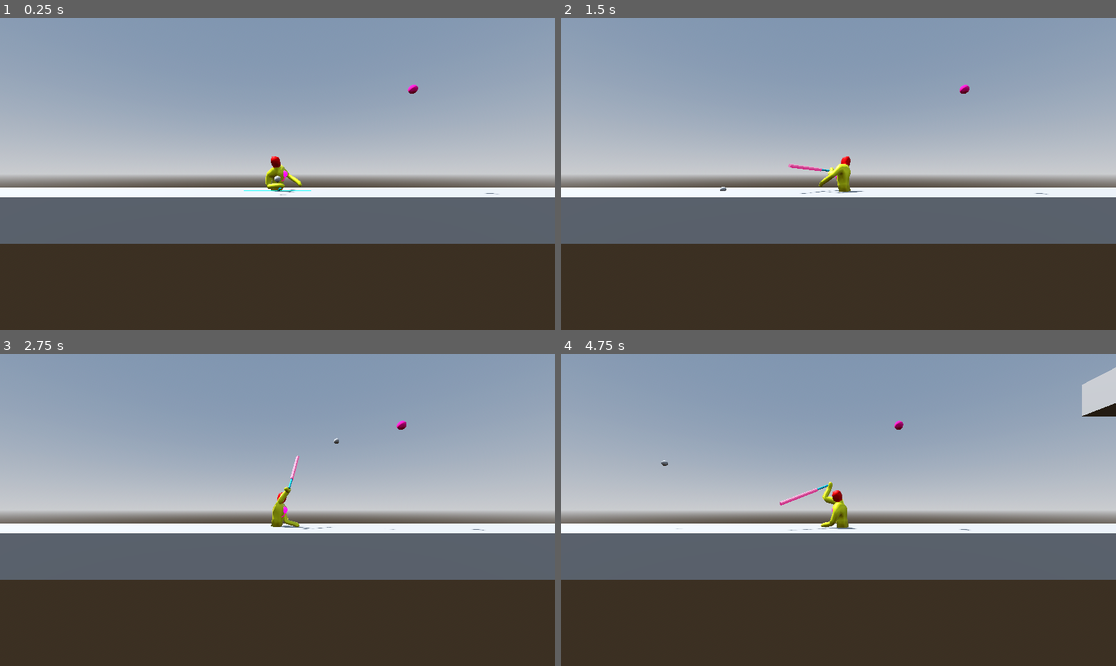
Above: before the commit, frames 1-4 (two rows, left to right).
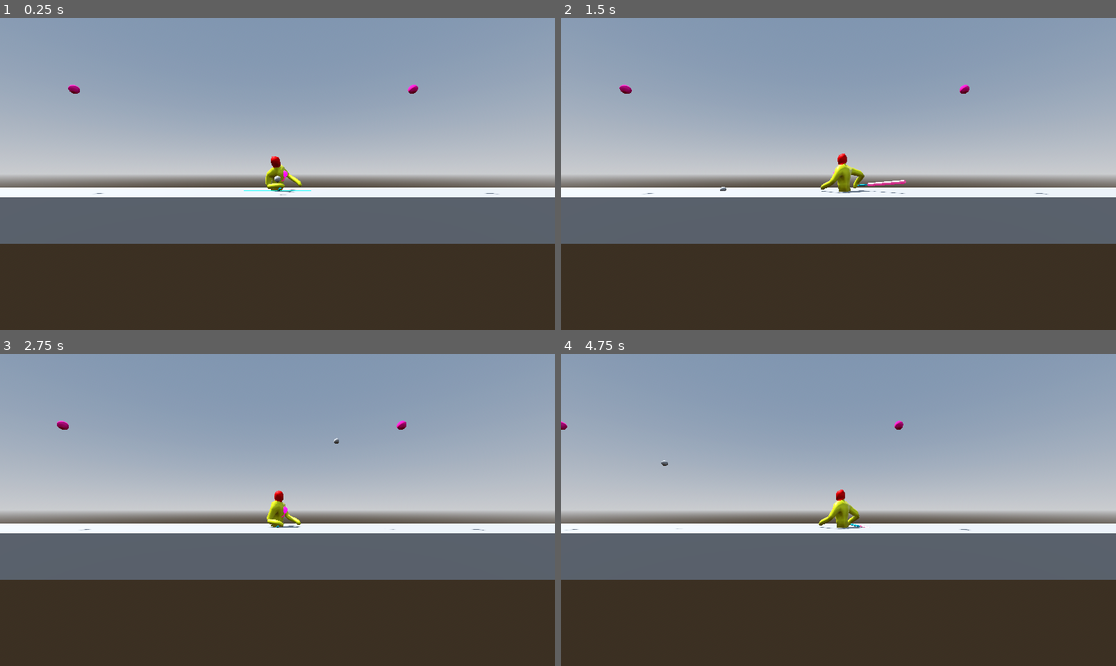
Above: after the commit, the same moments.

Repository: LilGenius03/Legless-Samurai-Project
Game: Godot game, scene res://Scenes/Early Prototype_Tests/legless_samuari_mechanics_test.tscn
Same seed, same stepped clock (60 frames per second), same inputs: the game is played once before the commit and once after it. The project has no main scene, so this scene is started directly.
Inputs (mouse positions are in pixels of both pictures, inside the frame that each line leads up to):
- Up to frame 1 (0.25 s): no input
- Up to frame 2 (1.5 s): move the mouse to (960, 158) at 0.52 s; press the mouse at (960, 158) at 0.53 s; move the mouse to (727, 189) at 1.27 s; release the mouse at (727, 189) at 1.28 s; click (727, 189) at 1.35 s
- Up to frame 3 (2.75 s): move the mouse to (333, 441) at 2.02 s; hold Right mouse button (Blocking) from 2.03 s (still down); click (333, 441) at 2.3 s
- Up to frame 4 (4.75 s): move the mouse to (810, 572) at 2.77 s; release Right mouse button (Blocking) at 2.78 s; click (810, 572) at 2.85 s; move the mouse to (1005, 556) at 3.52 s; press the mouse at (1005, 556) at 3.53 s; move the mouse to (672, 463) at 4.27 s; release the mouse at (672, 463) at 4.28 s; right-click (672, 463) at 4.35 s; click (672, 463) at 4.55 s

The runs differ from the first frame. In frame 1, less than 0.1% of the frame differs, in the area x 12-19%, y 21-57%; in frame 2, 0.6%; in frame 3, 0.4%; in frame 4, 1.4%, in the area x 0-100%, y 4-57%.

Commit message:
temp slice points working, will fix animation rotation tonight

Diff:
--- a/legless-samurai/Scenes/Early Prototype_Tests/legless_samuari_mechanics_test.tscn
+++ b/legless-samurai/Scenes/Early Prototype_Tests/legless_samuari_mechanics_test.tscn
@@ -70,11 +70,14 @@
 [node name="SlicePoint" parent="Prototype_Level_layout" unique_id=1448570458 instance=ExtResource("4_c5do3")]
 transform = Transform3D(0.25, 0, 0, 0, 0.25, 0, 0, 0, 0.25, 0, 3, 0)
 
+[node name="SlicePoint3" parent="Prototype_Level_layout" unique_id=1936538087 instance=ExtResource("4_c5do3")]
+transform = Transform3D(0.25, 0, 0, 0, 0.25, 0, 0, 0, 0.25, 0, 3, -10)
+
 [node name="SlicePoint2" parent="Prototype_Level_layout" unique_id=1230043091 instance=ExtResource("4_c5do3")]
 transform = Transform3D(0.25, 0, 0, 0, 0.25, 0, 0, 0, 0.25, 0, 8, 2)
 
 [node name="Platform_1" type="StaticBody3D" parent="Prototype_Level_layout" unique_id=1232961292]
-transform = Transform3D(1, 0, 0, 0, 1, 0, 0, 0, 4, 0, 4, 8)
+transform = Transform3D(1, 0, 0, 0, 1, 0, 0, 0, 4, 0, 4, 11)
 
 [node name="MeshInstance3D" type="MeshInstance3D" parent="Prototype_Level_layout/Platform_1" unique_id=992349311]
 mesh = SubResource("BoxMesh_c5do3")
@@ -90,6 +93,3 @@
 
 [node name="CollisionShape3D" type="CollisionShape3D" parent="Prototype_Level_layout/Platform_2" unique_id=1077463085]
 shape = SubResource("BoxShape3D_fqxi8")
-
-[connection signal="body_entered" from="Prototype_Level_layout/SlicePoint" to="Legless Samurai_Test" method="_on_slice_point_body_entered"]
-[connection signal="body_entered" from="Prototype_Level_layout/SlicePoint2" to="Legless Samurai_Test" method="_on_slice_point_body_entered"]
--- a/legless-samurai/Scenes/Early Prototype_Tests/legless_samurai_test.tscn
+++ b/legless-samurai/Scenes/Early Prototype_Tests/legless_samurai_test.tscn
@@ -309,99 +309,99 @@
 bones/0/parent = -1
 bones/0/rest = Transform3D(-0.8137337, 1.4182812e-08, 0.581238, -0.5812379, 3.1417926e-08, -0.8137337, -2.9802322e-08, -0.99999994, -1.7322238e-08, -0.94756246, 0.015861988, 5.5296323e-07)
 bones/0/enabled = true
-bones/0/position = Vector3(-0.30103672, 0.33407623, 0.03302302)
-bones/0/rotation = Quaternion(-0.01991772, 0.57434154, -0.730717, 0.368494)
+bones/0/position = Vector3(-0.94756246, 0.015861988, 5.5296323e-07)
+bones/0/rotation = Quaternion(-0.21579291, 0.67337465, -0.6733747, 0.21579291)
 bones/0/scale = Vector3(1, 0.99999994, 1)
 bones/1/name = "Lower Arm.L.001"
 bones/1/parent = -1
 bones/1/rest = Transform3D(-0.8137337, -1.4182812e-08, -0.581238, 0.5812379, 3.1417926e-08, -0.8137337, 2.9802322e-08, -0.99999994, -1.7322238e-08, 0.94756246, 0.015861988, 5.5296323e-07)
 bones/1/enabled = true
-bones/1/position = Vector3(0.14347261, 0.20535535, 0.655807)
-bones/1/rotation = Quaternion(0.37355363, 0.705674, -0.6003814, -0.04499148)
+bones/1/position = Vector3(0.94756246, 0.015861988, 5.5296323e-07)
+bones/1/rotation = Quaternion(0.21579291, 0.67337465, -0.6733747, -0.21579291)
 bones/1/scale = Vector3(1, 0.99999994, 1)
 bones/2/name = "Lower Torso"
 bones/2/parent = -1
 bones/2/rest = Transform3D(5.9604645e-07, 0, -1, 0, 1, 0, 1, 0, 5.9604645e-07, 0, 1.8626451e-09, 0)
 bones/2/enabled = true
-bones/2/position = Vector3(0.1828348, 0, 0.0025572483)
-bones/2/rotation = Quaternion(0, -0.858251, 0, 0.5132304)
+bones/2/position = Vector3(0, 1.8626451e-09, 0)
+bones/2/rotation = Quaternion(0, -0.70710653, 0, 0.707107)
 bones/2/scale = Vector3(1, 1, 1)
 bones/3/name = "Upper Torso"
 bones/3/parent = 2
 bones/3/rest = Transform3D(1, 1.6730839e-09, 1.1699588e-07, 8.624329e-11, 0.999887, -0.015035898, -1.1700781e-07, 0.015035898, 0.99988693, 0, 0.39999998, 0)
 bones/3/enabled = true
 bones/3/position = Vector3(0, 0.39999998, 0)
-bones/3/rotation = Quaternion(0.04831922, -0.018692778, -0.07986014, 0.9954588)
+bones/3/rotation = Quaternion(0.007518162, 5.8502575e-08, -3.9672138e-10, 0.99997175)
 bones/3/scale = Vector3(1, 1, 0.99999994)
 bones/4/name = "Neck"
 bones/4/parent = 3
 bones/4/rest = Transform3D(0.9863976, -0.16437663, 0.00020951033, 0.16428731, 0.985902, 0.031731177, -0.0054224203, -0.031265136, 0.9994964, -2.7755576e-17, 0.2649756, 1.7694179e-15)
 bones/4/enabled = true
 bones/4/position = Vector3(-2.7755576e-17, 0.2649756, 1.7694179e-15)
-bones/4/rotation = Quaternion(-0.045967568, -0.007878972, 0.103545785, 0.9935307)
+bones/4/rotation = Quaternion(-0.015804898, 0.0014129732, 0.082457215, 0.99646825)
 bones/4/scale = Vector3(0.99999994, 1, 0.99999994)
 bones/5/name = "Head"
 bones/5/parent = 4
 bones/5/rest = Transform3D(0.9872941, 0.1588981, -0.0013350591, -0.1588981, 0.98715377, -0.016697869, -0.0013353513, 0.016697846, 0.9998597, -1.2123564e-09, 0.10099112, 5.4728844e-10)
 bones/5/enabled = true
 bones/5/position = Vector3(-1.2123564e-09, 0.10099112, 5.4728844e-10)
-bones/5/rotation = Quaternion(0.0261748, 0.0008821674, -0.05058376, 0.99837637)
+bones/5/rotation = Quaternion(0.008375872, 7.337395e-08, -0.07970544, 0.99678326)
 bones/5/scale = Vector3(1, 1, 1)
 bones/6/name = "Shoulder.L"
 bones/6/parent = 3
 bones/6/rest = Transform3D(-1, 1.02149e-06, -2.46634e-07, -5.0340566e-07, -0.671686, -0.7408356, -9.224173e-07, -0.74083555, 0.671686, 2.2165248e-07, 0.20753406, -0.17645068)
 bones/6/enabled = true
-bones/6/position = Vector3(0.0018043818, 0.28723827, -0.17780921)
-bones/6/rotation = Quaternion(-0.037146516, -0.33635023, 0.93999124, 0.04364996)
+bones/6/position = Vector3(2.2165248e-07, 0.20753406, -0.17645068)
+bones/6/rotation = Quaternion(-3.1967684e-07, -0.4051628, 0.91424453, -4.1698254e-07)
 bones/6/scale = Vector3(1, 0.9999997, 0.99999976)
 bones/7/name = "Upper Arm.L"
 bones/7/parent = 6
 bones/7/rest = Transform3D(1, 7.370518e-08, 7.7884444e-08, -7.833204e-08, 0.9981268, 0.061179504, -7.3229295e-08, -0.061179496, 0.9981269, 7.1054274e-14, 0.19102211, -2.9802283e-08)
 bones/7/enabled = true
 bones/7/position = Vector3(7.1054274e-14, 0.19102211, -2.9802283e-08)
-bones/7/rotation = Quaternion(0.07621149, 0.025733395, 0.3528727, 0.9322073)
+bones/7/rotation = Quaternion(-0.030604083, 3.7796138e-08, -3.8027117e-08, 0.99953157)
 bones/7/scale = Vector3(1, 1, 1.0000001)
 bones/8/name = "Lower Arm.L"
 bones/8/parent = 7
 bones/8/rest = Transform3D(1, -2.6171264e-08, 7.676492e-08, 2.3082215e-08, 0.99920094, 0.03996794, -7.774959e-08, -0.03996794, 0.99920094, -7.1054274e-15, 0.35729513, 2.9802376e-08)
 bones/8/enabled = true
 bones/8/position = Vector3(-7.1054274e-15, 0.35729513, 2.9802376e-08)
-bones/8/rotation = Quaternion(0.03898375, 0.008057913, 0.5150634, 0.8562273)
+bones/8/rotation = Quaternion(-0.019987963, 3.8636344e-08, 1.231583e-08, 0.9998002)
 bones/8/scale = Vector3(1, 1, 1)
 bones/9/name = "Hand.L"
 bones/9/parent = 8
 bones/9/rest = Transform3D(1, 6.4700134e-09, 5.453278e-08, -5.858642e-09, 0.99993724, -0.011203632, -5.4601845e-08, 0.011203632, 0.99993724, -4.52971e-14, 0.42841148, 3.632163e-08)
 bones/9/enabled = true
 bones/9/position = Vector3(-4.52971e-14, 0.42841148, 3.632163e-08)
-bones/9/rotation = Quaternion(0.18717714, 0.022133641, -0.03999355, 0.9812621)
+bones/9/rotation = Quaternion(0.005601904, 2.7284086e-08, -3.0822123e-09, 0.9999843)
 bones/9/scale = Vector3(1, 1, 1)
 bones/10/name = "Shoulder.R"
 bones/10/parent = 3
 bones/10/rest = Transform3D(1, 1.6336243e-08, 5.314238e-07, 4.1485652e-07, -0.6491069, -0.7606973, 3.3252388e-07, 0.7606972, -0.649107, -1.0355486e-08, 0.2127458, 0.1701307)
 bones/10/enabled = true
-bones/10/position = Vector3(0.0018041648, 0.29245, 0.16877228)
-bones/10/rotation = Quaternion(0.9347811, -0.3371495, 0.0022357656, 0.111846626)
+bones/10/position = Vector3(-1.0355486e-08, 0.2127458, 0.1701307)
+bones/10/rotation = Quaternion(0.9080493, 1.1871404e-07, 2.3785813e-07, 0.4188634)
 bones/10/scale = Vector3(1, 1, 1.0000001)
 bones/11/name = "Upper Arm.R"
 bones/11/parent = 10
 bones/11/rest = Transform3D(1, -8.019682e-08, 2.80218e-08, 7.833223e-08, 0.99812675, 0.061179813, -3.2875736e-08, -0.061179813, 0.99812675, -3.5527137e-14, 0.19102202, 1.831868e-14)
 bones/11/enabled = true
 bones/11/position = Vector3(-3.5527137e-14, 0.19102202, 1.831868e-14)
-bones/11/rotation = Quaternion(-0.13625987, -0.03627144, -0.331125, 0.9329919)
+bones/11/rotation = Quaternion(-0.030604241, 1.5231517e-08, 3.9650836e-08, 0.99953157)
 bones/11/scale = Vector3(1, 1, 1)
 bones/12/name = "Lower Arm.R"
 bones/12/parent = 11
 bones/12/rest = Transform3D(1, 2.6171314e-08, -7.6764955e-08, -2.3082265e-08, 0.99920094, 0.03996794, 7.7749625e-08, -0.03996794, 0.99920094, 0, 0.357295, 1.4901214e-08)
 bones/12/enabled = true
 bones/12/position = Vector3(0, 0.357295, 1.4901214e-08)
-bones/12/rotation = Quaternion(-0.42560235, -0.013005334, -0.6938139, 0.58078885)
+bones/12/rotation = Quaternion(-0.019987963, -3.8636358e-08, -1.2315855e-08, 0.9998002)
 bones/12/scale = Vector3(1, 1, 1)
 bones/13/name = "Hand.R"
 bones/13/parent = 12
 bones/13/rest = Transform3D(1, -6.470007e-09, -5.4532748e-08, 5.8586345e-09, 0.9999372, -0.011203676, 5.4601816e-08, 0.0112036755, 0.99993724, -1.9984014e-14, 0.4284114, -8.381853e-09)
 bones/13/enabled = true
 bones/13/position = Vector3(-1.9984014e-14, 0.4284114, -8.381853e-09)
-bones/13/rotation = Quaternion(0.34330454, -0.21771507, -0.11500004, 0.9063758)
+bones/13/rotation = Quaternion(0.0056019262, -2.728407e-08, 3.082209e-09, 0.9999843)
 bones/13/scale = Vector3(1, 0.99999994, 1)
 
 [node name="IK_Target" type="Node3D" parent="Legless Samurai Test_Armature/Skeleton3D" unique_id=1430799571]
@@ -440,12 +440,12 @@
 settings/0/extend_end_bone = false
 
 [node name="ModifierBoneTarget3D" type="ModifierBoneTarget3D" parent="Legless Samurai Test_Armature/Skeleton3D" unique_id=833251395]
-transform = Transform3D(0.87296635, -0.1274432, 0.4708373, 0.4504227, -0.15986194, -0.878387, 0.18721323, 0.978878, -0.0821507, -0.24633758, 0.2273699, 0.02084124)
+transform = Transform3D(5.595785e-07, -0.88112485, 0.4728837, 4.9398426e-07, -0.47288355, -0.881125, 1, 7.266555e-07, 1.7064627e-07, -1.0505714, 0.0033028722, 8.2498195e-07)
 bone_name = "Hand.R"
 bone = 13
 
 [node name="BoneAttachment3D" type="BoneAttachment3D" parent="Legless Samurai Test_Armature/Skeleton3D" unique_id=1812903990]
-transform = Transform3D(0.87296635, -0.1274432, 0.4708373, 0.4504227, -0.15986194, -0.878387, 0.18721323, 0.978878, -0.0821507, -0.24633758, 0.2273699, 0.02084124)
+transform = Transform3D(5.595785e-07, -0.88112485, 0.4728837, 4.9398426e-07, -0.47288355, -0.881125, 1, 7.266555e-07, 1.7064627e-07, -1.0505714, 0.0033028722, 8.2498195e-07)
 bone_name = "Hand.R"
 bone_idx = 13
 
--- a/legless-samurai/Scenes/Early Prototype_Tests/slice_point.tscn
+++ b/legless-samurai/Scenes/Early Prototype_Tests/slice_point.tscn
@@ -17,7 +17,7 @@
 [node name="CollisionShape3D" type="CollisionShape3D" parent="." unique_id=1816974366]
 shape = SubResource("SphereShape3D_u4fqg")
 
-[node name="MeshInstance3D" type="MeshInstance3D" parent="CollisionShape3D" unique_id=830834598]
+[node name="MeshInstance3D" type="MeshInstance3D" parent="." unique_id=830834598]
 mesh = SubResource("SphereMesh_8xfil")
 
 [connection signal="body_entered" from="." to="." method="_on_body_entered"]
--- a/legless-samurai/Scripts/Character_Gameplay/Character_Movement.gd
+++ b/legless-samurai/Scripts/Character_Gameplay/Character_Movement.gd
@@ -4,6 +4,7 @@
 IDLE,
 AIMING,
 LAUNCHING,
+WAITING_FOR_SLICE,
 BLOCKING,
 PARRYING,
 STUNNED
@@ -19,9 +20,15 @@
 var launch_direction: Vector3 = Vector3.ZERO
 var launch_speed: float = 0.0
 
+var slice_window_timer := 0.0
+var saved_velocity: Vector3 = Vector3.ZERO
+
 @export var max_pull_distance := 5.0
 @export var max_launch_speed := 20.0
 @export var gravity := 25.0
+
+@export var slice_window_duration := 0.5
+@export var slice_slowdown := 0.5
 
 @onready var animation_tree = $AnimationTree_Legless_Samurai
 @onready var state_machine: AnimationNodeStateMachinePlayback = animation_tree.get("parameters/playback")
@@ -54,6 +61,9 @@
 		State.LAUNCHING:
 			_handle_launching(_delta)
 
+		State.WAITING_FOR_SLICE:
+			_handle_waiting_for_slice(_delta)
+
 		State.BLOCKING:
 			_handle_blocking()
 
@@ -76,6 +86,7 @@
 
 	_update_aim_target()
 	_check_aim_direction()
+	_update_ik_target()
 
 	if not is_on_floor():
 		velocity.y -= gravity * delta
@@ -85,11 +96,17 @@
 func _enter_aiming() -> void:
 	current_state = State.AIMING
 	aim_visual.visible = true
-	look_at_modifier.influence = 1.0
+	look_at_modifier.influence = 0.0
 	arm_ik.influence = 1.0
 	state_machine.travel("Aiming_Animation_Right")
-	#var condition_active = animation_tree.get("parameters/conditions/is_aiming")
-	#print("Condition 'is_aiming' is: ", condition_active)
+
+	#This will be the code for the real character model
+
+	#if facing_direction == 1:
+		#state_machine.travel("Aiming_Animation_Right")
+	#else:
+		#state_machine.travel("Aiming_Animation_Right")
+
 
 func _exit_aiming() -> void:
 	current_state = State.IDLE
@@ -117,6 +134,24 @@
 	rotation.y += PI
 
 
+func _update_ik_target() -> void:
+
+	# aim_direction points from the Samurai toward the mouse.
+	# We want the IK to point in the opposite direction.
+	var launch_aim_direction := -aim_direction
+
+	# Keep aiming on the Y/Z gameplay plane.
+	launch_aim_direction.x = 0.0
+
+	if launch_aim_direction.length() <= 0.01:
+		return
+
+	launch_aim_direction = launch_aim_direction.normalized()
+
+	# Place the IK target in front of the Samurai
+	# in the direction he is going to launch.
+	ik_target.global_position = (global_position + launch_aim_direction * 2.0)
+
 func _handle_launching(delta: float) -> void:
 	velocity.y -= gravity * delta
 
@@ -126,9 +161,31 @@
 		velocity = Vector3.ZERO
 		current_state = State.IDLE
 
+
+func _handle_waiting_for_slice(delta: float) -> void:
+	# Count down the slice opportunity.
+	slice_window_timer -= delta
+
+	# Continue moving at reduced speed.
+	velocity = saved_velocity * slice_slowdown
+
+	# Gravity still applies.
+	velocity.y -= gravity * delta
+
+	move_and_slide()
+
+	if Input.is_action_pressed("Aiming"):
+		_enter_aiming()
+		return
+
+	if slice_window_timer <= 0.0:
+		velocity = saved_velocity
+		current_state = State.LAUNCHING
+
 func _handle_blocking():
 	if Input.is_action_pressed("Blocking"):
 		print("blocking")
+
 
 
 func _get_pull_strength() -> float:
@@ -184,7 +241,6 @@
 
 	aim_target.global_position = aim_target_position
 	aim_debug_marker.global_position = aim_target_position
-	ik_target.global_position = aim_target_position
 
 	aim_direction = (
 		aim_target_position - global_position
@@ -213,13 +269,15 @@
 
 	aim_cylinder.scale = Vector3(0.03, distance, 0.03)
 
-func slice_point_hit(slice_point: Area3D) -> void:
+func slice_point_hit(_slice_point: Area3D) -> void:
 	print("SLICE POINT HIT")
-	velocity = Vector3.ZERO
-	current_state = State.AIMING
-
-	look_at_modifier.influence = 1.0
-	arm_ik.influence = 1.0
-
-	state_machine.travel("Aiming_Animation_Right")
-	aim_visual.visible = true
+	current_state = State.WAITING_FOR_SLICE
+
+	slice_window_timer = slice_window_duration
+
+	saved_velocity = velocity
+
+	look_at_modifier.influence = 0.0
+	arm_ik.influence = 0.0
+
+	aim_visual.visible = false
